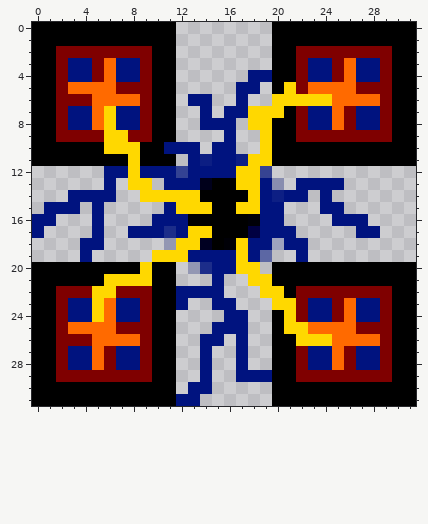
File history of a pixel-art sprite, SimpleGame/res/pointer.png. Above, as it was before the edit.
The file is 32x32 pixels. Colours within 5 levels of each other are drawn and written as one.
After:
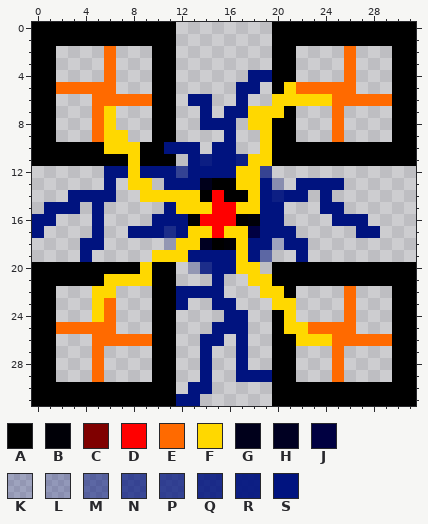
Palette (. is transparent): A #000000  B #000007  C #7f0000  D #ff0000  E #ff6a00  F #ffd800  G #00001b  H #000022  J #000041  K #00137f3a  L #00137f49  M #00137f8c  N #00137fb7  P #00137fbf  Q #00137fdc  R #00137fef  S #00137f
What changed:
{"y":2,"x":2,"old":"CCCCCCCC","new":"....E..."}
{"y":2,"x":22,"old":"CCCCCCCC","new":"....E..."}
{"y":3,"x":2,"old":"CSSC","new":"...."}
{"y":3,"x":7,"old":"SSC","new":"..."}
{"y":3,"x":22,"old":"CSSC","new":"...."}
{"y":3,"x":27,"old":"SSC","new":"..."}
{"y":4,"x":2,"old":"CSSC","new":"...."}
{"y":4,"x":7,"old":"SSC","new":"..."}
{"y":4,"x":22,"old":"CSSC","new":"...."}
{"y":4,"x":27,"old":"SSC","new":"..."}
{"y":5,"x":2,"old":"C","new":"E"}
{"y":5,"x":7,"old":"CCC","new":"..."}
{"y":5,"x":22,"old":"C","new":"E"}
{"y":5,"x":27,"old":"CCC","new":"..."}
{"y":6,"x":2,"old":"CCC","new":"..."}
{"y":6,"x":9,"old":"C","new":"E"}
{"y":6,"x":29,"old":"C","new":"E"}
{"y":7,"x":2,"old":"CSS","new":"..."}
{"y":7,"x":7,"old":"SSC","new":"..."}
{"y":7,"x":22,"old":"CSS","new":"..."}
{"y":7,"x":26,"old":"CSSC","new":"...."}
{"y":8,"x":2,"old":"CSS","new":"..."}
{"y":8,"x":7,"old":"SSC","new":"..."}
{"y":8,"x":22,"old":"CSS","new":"..."}
{"y":8,"x":26,"old":"CSSC","new":"...."}
{"y":9,"x":2,"old":"CCCC","new":"...E"}
{"y":9,"x":8,"old":"CC","new":".."}
{"y":9,"x":22,"old":"CCCCCCCC","new":"...E...."}
{"y":14,"x":15,"old":"A","new":"D"}
{"y":15,"x":15,"old":"AA","new":"DD"}
{"y":16,"x":14,"old":"AAA","new":"DDD"}
{"y":17,"x":15,"old":"AAA","new":"DFF"}
{"y":22,"x":2,"old":"CCC","new":"..."}
{"y":22,"x":7,"old":"CCC","new":"..."}
{"y":22,"x":22,"old":"CCCCCCCC","new":"....E..."}
{"y":23,"x":2,"old":"CSS","new":"..."}
{"y":23,"x":7,"old":"SSC","new":"..."}
{"y":23,"x":22,"old":"CSSC","new":"...."}
{"y":23,"x":27,"old":"SSC","new":"..."}
{"y":24,"x":2,"old":"CSS","new":"..."}
{"y":24,"x":7,"old":"SSC","new":"..."}
{"y":24,"x":22,"old":"CSSC","new":"...."}
{"y":24,"x":27,"old":"SSC","new":"..."}
{"y":25,"x":2,"old":"C","new":"E"}
{"y":25,"x":7,"old":"CCC","new":"..."}
{"y":25,"x":27,"old":"CCC","new":"..."}
{"y":26,"x":2,"old":"CCC","new":"..."}
{"y":26,"x":9,"old":"C","new":"E"}
{"y":26,"x":29,"old":"C","new":"E"}
{"y":27,"x":2,"old":"CSS","new":"..."}
{"y":27,"x":6,"old":"CSSC","new":"...."}
{"y":27,"x":22,"old":"CSS","new":"..."}
{"y":27,"x":26,"old":"CSSC","new":"...."}
{"y":28,"x":2,"old":"CSS","new":"..."}
{"y":28,"x":6,"old":"CSSC","new":"...."}
{"y":28,"x":22,"old":"CSS","new":"..."}
{"y":28,"x":26,"old":"CSSC","new":"...."}
{"y":29,"x":2,"old":"CCCCCCCC","new":"...E...."}
{"y":29,"x":22,"old":"CCCCCCCC","new":"...E...."}
{"label":"changed","picture_box":[56,46,152,142]}
{"label":"changed","picture_box":[296,46,392,142]}
{"label":"changed","picture_box":[200,190,248,238]}
{"label":"changed","picture_box":[56,286,152,382]}
{"label":"changed","picture_box":[296,286,392,382]}
